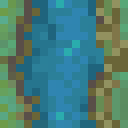
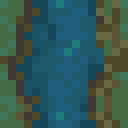
Comparing the layer stacks of the two 128px x 128px images. Changes:
"Capa 1": opacity 30% → 50% over [0, 0, 128, 128]
renamed "Capa 0" to "Fondo", painted on it over [0, 0, 128, 128]
